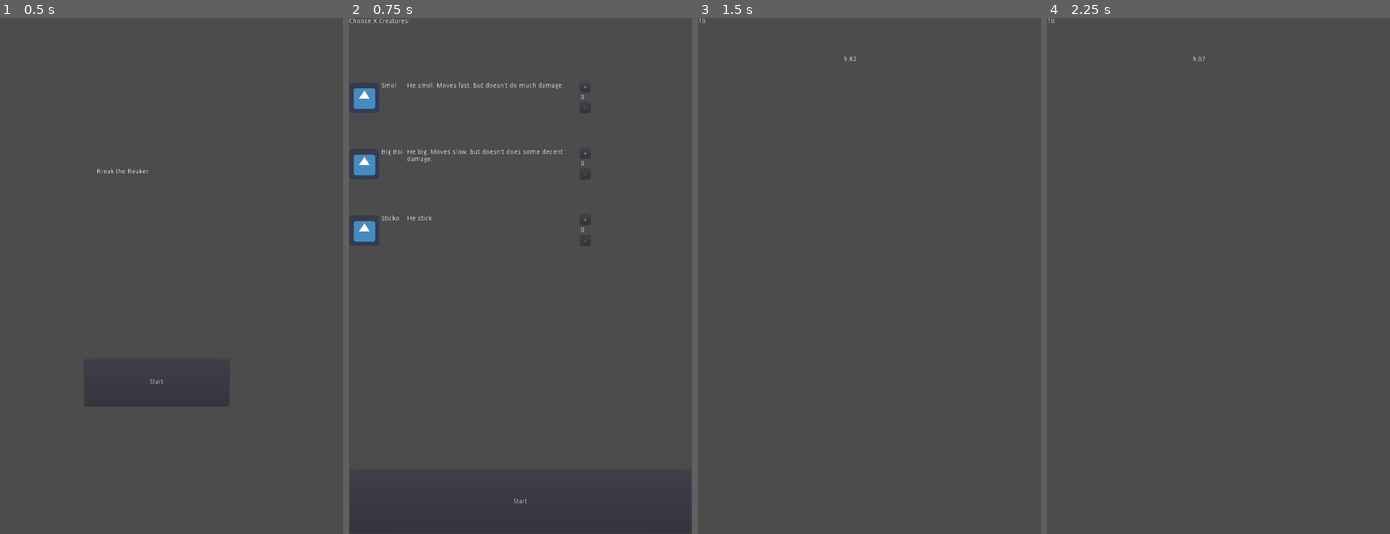
Above: before the commit, frames 1-4 (left to right).
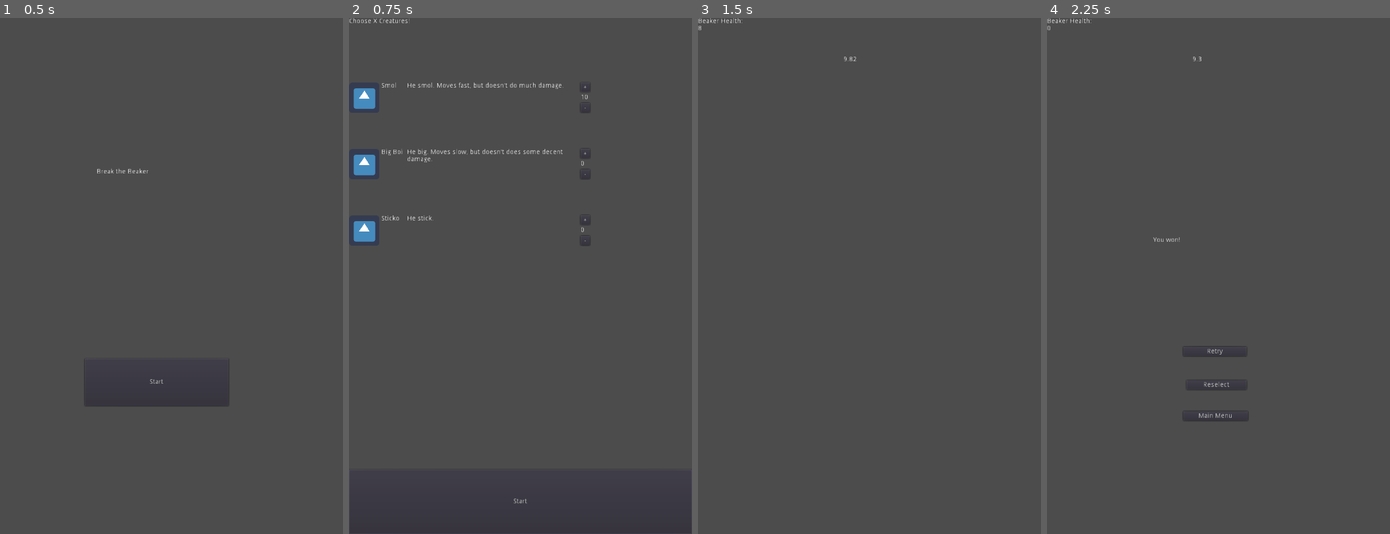
Above: after the commit, the same moments.

Repository: HaywardMorihara/2021SepGameJam
Game: Godot game, scene res://menu/MainMenu.tscn
The game is run twice, just before and just after one commit, with the same random seed, the same clock (stepped at 60 frames per second) and the same inputs. The engine's default icon, where the game draws it, is replaced by a stand-in: a white triangle on a blue panel in a dark square.
Inputs:
- Up to frame 1 (0.5 s): no input
- Up to frame 2 (0.75 s): click "Start" at 0.5 s
- Up to frame 3 (1.5 s): click "Start" at 1.25 s
- Up to frame 4 (2.25 s): tap Enter at 2 s

Frame 1 is identical in both runs. In frame 2, less than 0.1% of the frame differs, in the area x 67-70%, y 14-16%; in frame 3, less than 0.1%; in frame 4, 0.3%, in the area x 0-59%, y 0-79%.

Commit message:
Beaker breaks

Diff:
--- a/Global.gd
+++ b/Global.gd
@@ -6,7 +6,7 @@
 	"CreatureSmall.tscn": {
 		"name": "Smol",
 		"description": "He smol. Moves fast, but doesn't do much damage.",
-		"count": 0
+		"count": 10
 	},
 	"CreatureLarge.tscn": {
 		"name": "Big Boi",
--- a/game/Game.gd
+++ b/game/Game.gd
@@ -29,20 +29,22 @@
 		self.add_child(creature_instance)
 
 
-func _win():
+func _stop_game():
+	$Timer.paused = true
 	$Message.visible = true
-	$Message.text = "You won!"
 	$RetryButton.show()
 	$ReselectButton.show()
 	$MainMenuButton.show()
 
+func _win():
+	$Beaker.break_the_beaker()
+	$Message.text = "You won!"
+	_stop_game()
+
 
 func _lose():
-	$Message.visible = true
 	$Message.text = "You lose!"
-	$RetryButton.show()
-	$ReselectButton.show()
-	$MainMenuButton.show()
+	_stop_game()
 
 
 func _reset_game():
--- a/game/beaker/Beaker.gd
+++ b/game/beaker/Beaker.gd
@@ -16,3 +16,10 @@
 	current_health -= damage
 	if current_health < 0:
 		current_health = 0
+
+
+func break_the_beaker():
+	$RightWall.mode = RigidBody2D.MODE_RIGID
+	$LeftWall.mode = RigidBody2D.MODE_RIGID
+	$UpperWall.mode = RigidBody2D.MODE_RIGID
+	$LowerWall.mode = RigidBody2D.MODE_RIGID
--- a/game/beaker/Beaker.tscn
+++ b/game/beaker/Beaker.tscn
@@ -13,41 +13,45 @@
 script = ExtResource( 1 )
 starting_health = 1000.0
 
-[node name="RightWall" type="StaticBody2D" parent="." groups=[
+[node name="RightWall" type="RigidBody2D" parent="." groups=[
 "walls",
 ]]
 position = Vector2( 630, 540 )
+mode = 1
 
 [node name="RightWallCollisionShape" type="CollisionShape2D" parent="RightWall"]
 shape = SubResource( 1 )
 
-[node name="LeftWall" type="StaticBody2D" parent="." groups=[
+[node name="LeftWall" type="RigidBody2D" parent="." groups=[
 "walls",
 ]]
 position = Vector2( 90, 540 )
+mode = 1
 
 [node name="LeftWallCollisionShape" type="CollisionShape2D" parent="LeftWall"]
 shape = SubResource( 1 )
 
-[node name="LowerWall" type="StaticBody2D" parent="." groups=[
+[node name="LowerWall" type="RigidBody2D" parent="." groups=[
 "walls",
 ]]
 position = Vector2( 360, 945 )
+mode = 1
 
 [node name="LowerWallCollisionShape" type="CollisionShape2D" parent="LowerWall"]
 shape = SubResource( 2 )
 
-[node name="UpperWall" type="StaticBody2D" parent="." groups=[
+[node name="UpperWall" type="RigidBody2D" parent="." groups=[
 "walls",
 ]]
 position = Vector2( 360, 135 )
+mode = 1
 
 [node name="UpperWallCollisionShape" type="CollisionShape2D" parent="UpperWall"]
 shape = SubResource( 2 )
 
 [node name="HealthLabel" type="RichTextLabel" parent="."]
-margin_right = 40.0
-margin_bottom = 40.0
+margin_right = 100.0
+margin_bottom = 50.0
 text = "100"
 script = ExtResource( 2 )
 __meta__ = {
--- a/game/beaker/HealthLabel.gd
+++ b/game/beaker/HealthLabel.gd
@@ -10,4 +10,4 @@
 #	self.text = String(health)
 
 func set_health(health : float):
-	self.text = String(health)
+	self.text = "Beaker Health: %s" % String(health)
